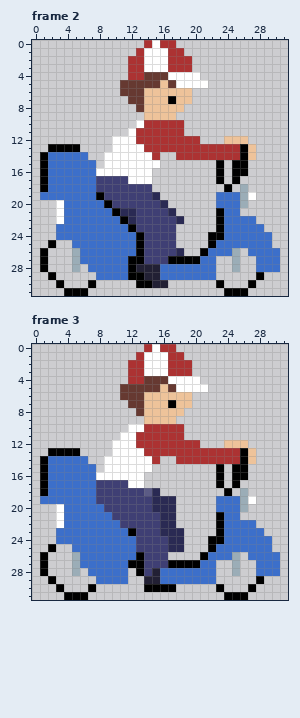
Pixel-art file -- MidSliceMad/Assets/Resources/AidAssets/Graphics/Motorcycle/Right_Motor.aseprite. Above is the file before it was changed.
32x32 pixels, 3 frames. Shown: frame 2, frame 3. The commit also changed other frames, which this record leaves out.
Now the later version:
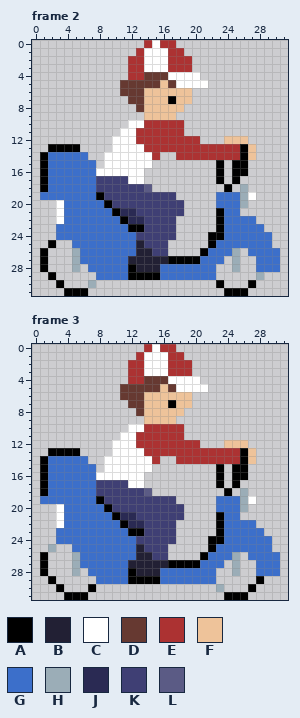
Palette (. is transparent): A #000000  B #222034  C #ffffff  D #663931  E #ac3232  F #eec39a  G #3c6fca  H #9badb7  J #2a2a53  K #3f3f74  L #5b5b85
The exact change:
{"where": "frame 2, layer \"MAINLAYER\""}
{"frame":2,"y":10,"x":12,"old":".","new":"C"}
{"frame":2,"y":11,"x":11,"old":".","new":"C"}
{"frame":2,"y":15,"x":15,"old":"C","new":"."}
{"frame":2,"y":16,"x":14,"old":"C","new":"."}
{"frame":2,"y":17,"x":14,"old":"C","new":"."}
{"frame":2,"y":18,"x":14,"old":"K","new":"L"}
{"frame":2,"y":19,"x":15,"old":"J..","new":"KKK"}
{"frame":2,"y":20,"x":16,"old":"J..","new":"KKK"}
{"frame":2,"y":21,"x":17,"old":"J.","new":"KK"}
{"frame":2,"y":22,"x":13,"old":"K","new":"J"}
{"frame":2,"y":22,"x":18,"old":"J","new":"."}
{"frame":2,"y":23,"x":13,"old":"K","new":"A"}
{"frame":2,"y":24,"x":13,"old":"A","new":"K"}
{"frame":2,"y":25,"x":13,"old":"A","new":"B"}
{"frame":2,"y":25,"x":17,"old":"K","new":"."}
{"frame":2,"y":26,"x":13,"old":"AK","new":"BB"}
{"frame":2,"y":26,"x":17,"old":"KJ","new":".."}
{"frame":2,"y":27,"x":12,"old":"AAKKK","new":"BBBBB"}
{"frame":2,"y":27,"x":23,"old":".","new":"G"}
{"frame":2,"y":29,"x":14,"old":"BB","new":"AA"}
{"frame":2,"y":29,"x":28,"old":"A","new":"H"}
{"frame":2,"y":30,"x":7,"old":"A","new":"H"}
{"frame":2,"y":30,"x":13,"old":"AABB","new":"...."}
{"where": "frame 3, layers \"Layer 1\", \"MAINLAYER\""}
{"frame":3,"y":18,"x":15,"old":"J","new":"."}
{"frame":3,"y":19,"x":8,"old":"K","new":"A"}
{"frame":3,"y":19,"x":15,"old":"JJJ","new":"KKK"}
{"frame":3,"y":20,"x":9,"old":"K","new":"A"}
{"frame":3,"y":20,"x":15,"old":"JJJ.","new":"KKKK"}
{"frame":3,"y":21,"x":10,"old":"KKK","new":"AJJ"}
{"frame":3,"y":21,"x":16,"old":"JJ.","new":"KKK"}
{"frame":3,"y":22,"x":11,"old":"KKK","new":"AJJ"}
{"frame":3,"y":22,"x":16,"old":"JJ","new":"KK"}
{"frame":3,"y":23,"x":13,"old":"K","new":"A"}
{"frame":3,"y":23,"x":16,"old":"JJJ","new":"KK."}
{"frame":3,"y":24,"x":17,"old":"JJ","new":"K."}
{"frame":3,"y":25,"x":2,"old":"A","new":"H"}
{"frame":3,"y":25,"x":13,"old":"K","new":"B"}
{"frame":3,"y":25,"x":17,"old":"JJ","new":".."}
{"frame":3,"y":26,"x":13,"old":"AK","new":"BB"}
{"frame":3,"y":27,"x":12,"old":"AAKKK","new":"BBBBB"}
{"frame":3,"y":27,"x":23,"old":".","new":"G"}
{"frame":3,"y":28,"x":12,"old":".AK","new":"ABB"}
{"frame":3,"y":29,"x":12,"old":"..BB","new":"AAAA"}
{"frame":3,"y":30,"x":14,"old":"AAAA","new":"...."}
{"frame":3,"y":30,"x":23,"old":"A","new":"H"}
{"label":"added","picture_box":[120,120,136,136]}
{"label":"changed","picture_box":[128,160,224,288]}
{"label":"changed","picture_box":[256,272,264,280]}
{"label":"changed","picture_box":[88,280,96,288]}
{"label":"changed","picture_box":[96,488,224,592]}
{"label":"changed","picture_box":[48,544,56,552]}
